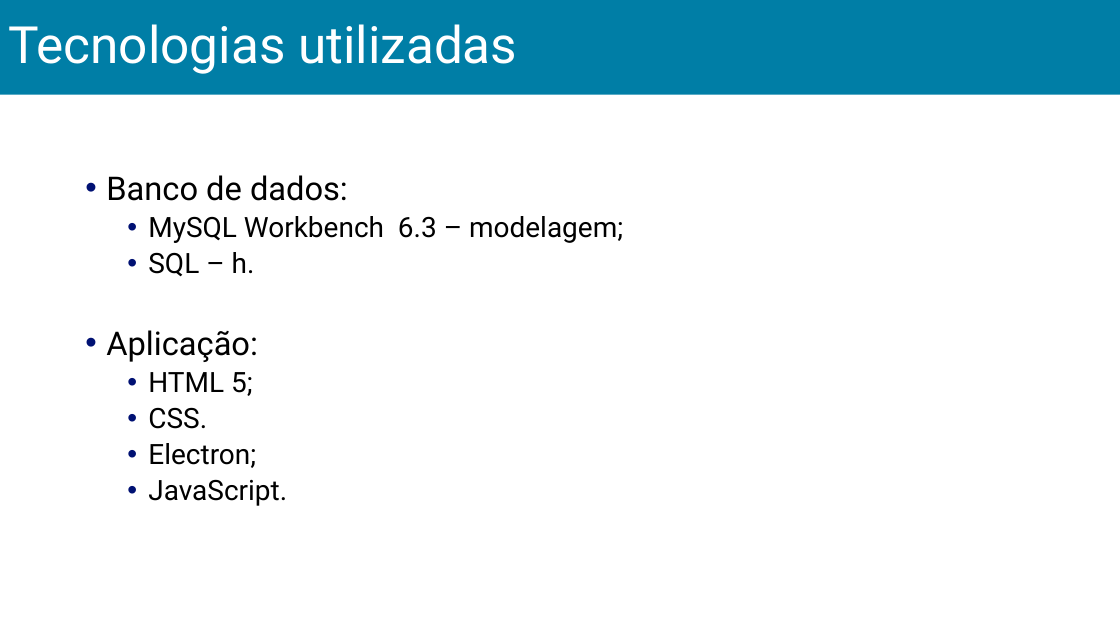
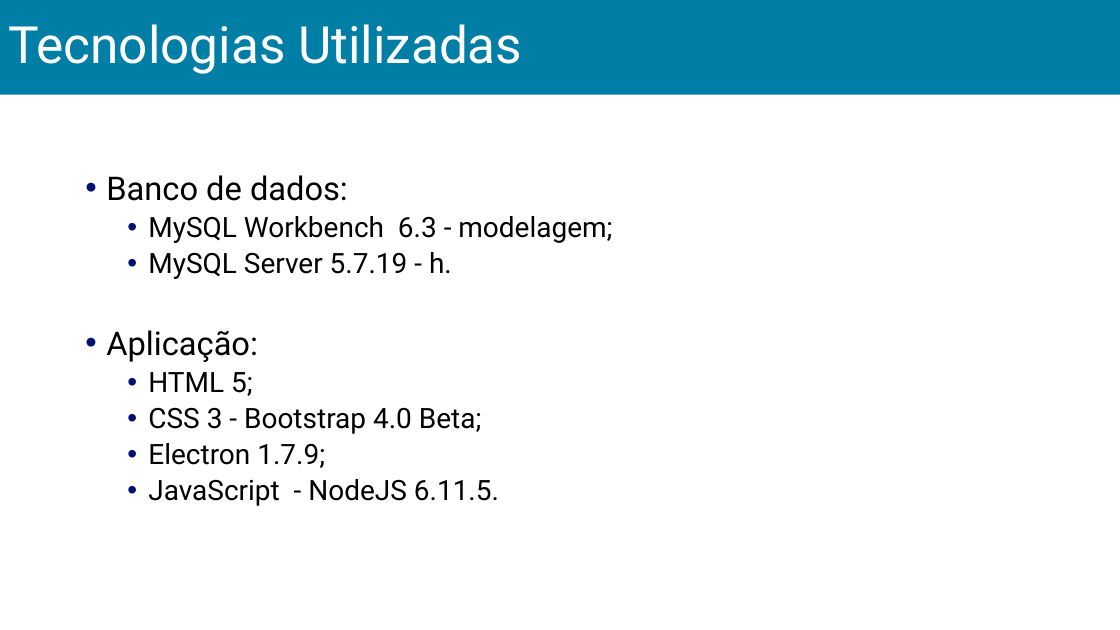
Before and after one commit to thalesrochas/sistema-bancario, a slide deck: slide 6 of Slides/Apresentação_slide.pptx. Drawn at 1120x630 pixels with LibreOffice and Linux fonts; fonts in the diff are those of the drawing. Boxes give left, top, right and bottom in pixels: in the first picture for what was removed or moved away, otherwise in the second. Text is boxed around its words. In the diff, an @@ line names an element or a change of style, - is before the commit and + after.

```diff
--- a/Slides/Apresentação_slide.pptx
+++ b/Slides/Apresentação_slide.pptx
@@ title at (8, 24, 522, 74): text changed @@
-Tecnologias utilizadas
+Tecnologias Utilizadas
@@ text at (148, 216, 612, 279): text changed @@
-  • MySQL Workbench 6.3 – modelagem;
-  • SQL – h.
+  • MySQL Workbench 6.3 - modelagem;
+  • MySQL Server 5.7.19 - h.
@@ text at (148, 407, 499, 506): text changed @@
-  • CSS.
-  • Electron;
-  • JavaScript.
+  • CSS 3 - Bootstrap 4.0 Beta;
+  • Electron 1.7.9;
+  • JavaScript - NodeJS 6.11.5.
```
Also in this commit, not shown: 6 other slides changed, 1 slide added.
